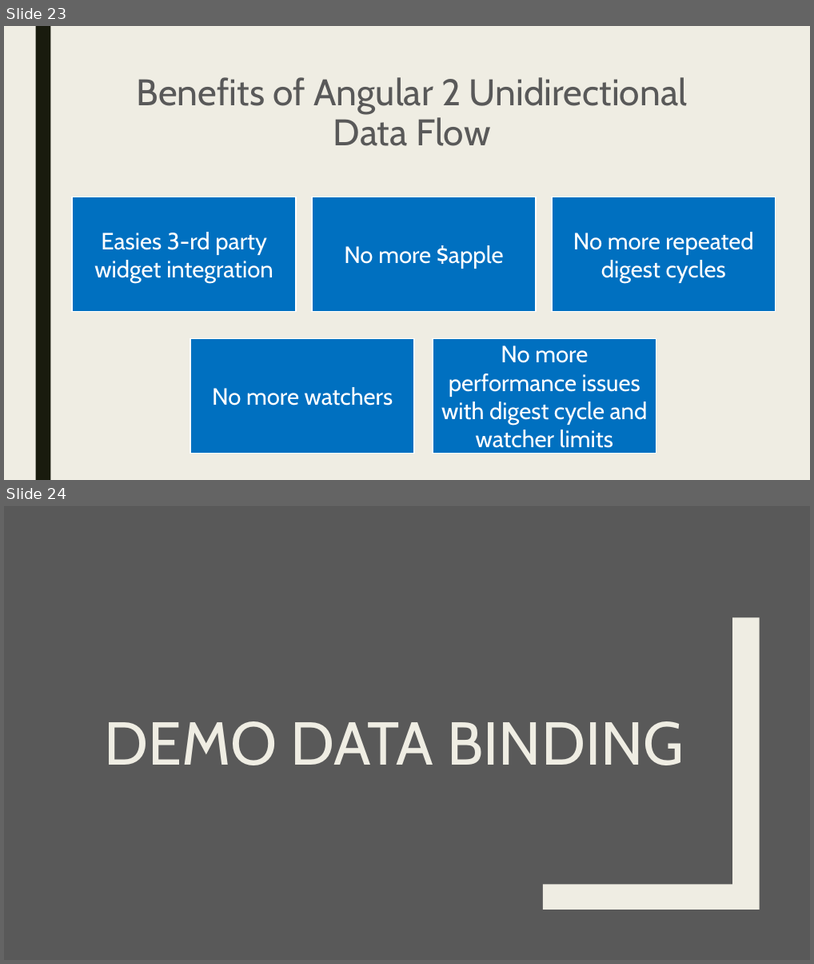
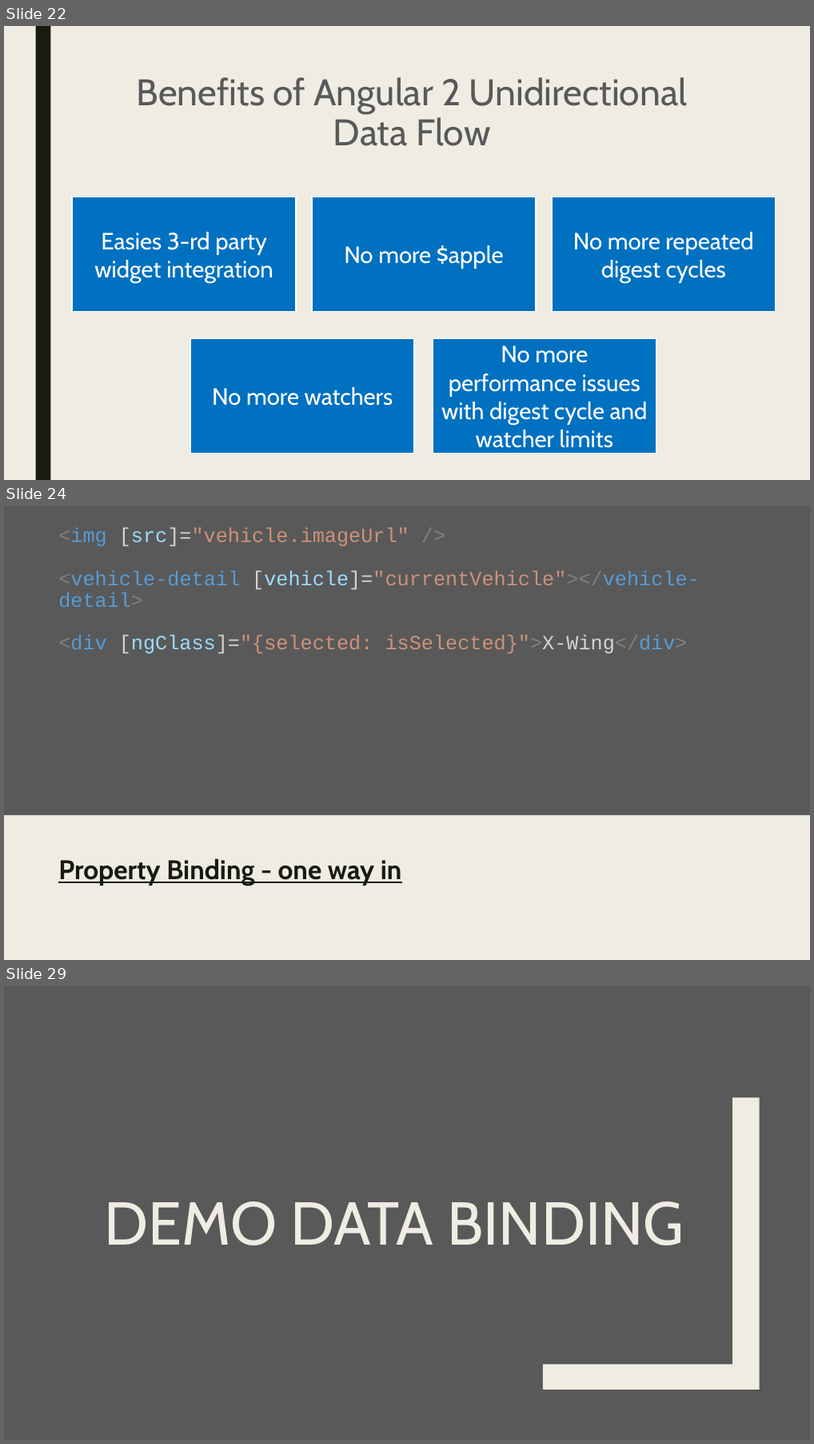
Before and after one commit to pkyurkchiev/mean-stack, a slide deck: presentations/angular2.pptx. Shown one above the other, each under a label of ours: slides 23 and 24 before the commit, slides 22, 24 and 29 after it; the slides between them are not shown. The pictures are 814x964 and 814x1444 pixels, drawn with LibreOffice and Linux fonts; fonts in the diff are those of the drawing. Boxes give left, top, right and bottom in pixels: in the first picture for what was removed or moved away, otherwise in the second. Text is boxed around its words. In the diff, an @@ line names an element or a change of style, - is before the commit and + after.

```diff
--- a/presentations/angular2.pptx
+++ b/presentations/angular2.pptx
@@ slide 24 added at (4,506,810,960), background #EFEDE3 @@
@@ rectangle added at (4,506,810,815), fill #595959 @@
@@ title added at (58,528,700,653), 24 pt, text #CE9178 @@
+<img [src]="vehicle.imageUrl" />
+<vehicle-detail [vehicle]="currentVehicle"></vehicle-detail>
+<div [ngClass]="{selected: isSelected}">X-Wing</div>
@@ text added at (58,858,402,885), 32 pt, text #191B0E, bold, underline @@
+Property Binding - one way in
@@ what was slide 23 is now slide 22 @@
@@ what was slide 24 is now slide 29 @@
```
Also in this commit, not shown: 1 slide changed, 17 other slides added, 5 slides removed.
